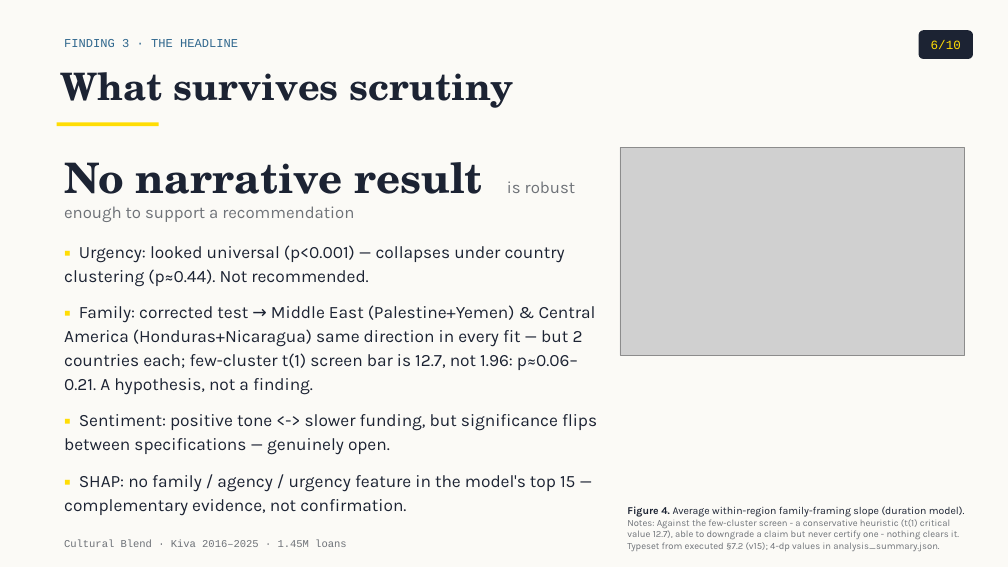
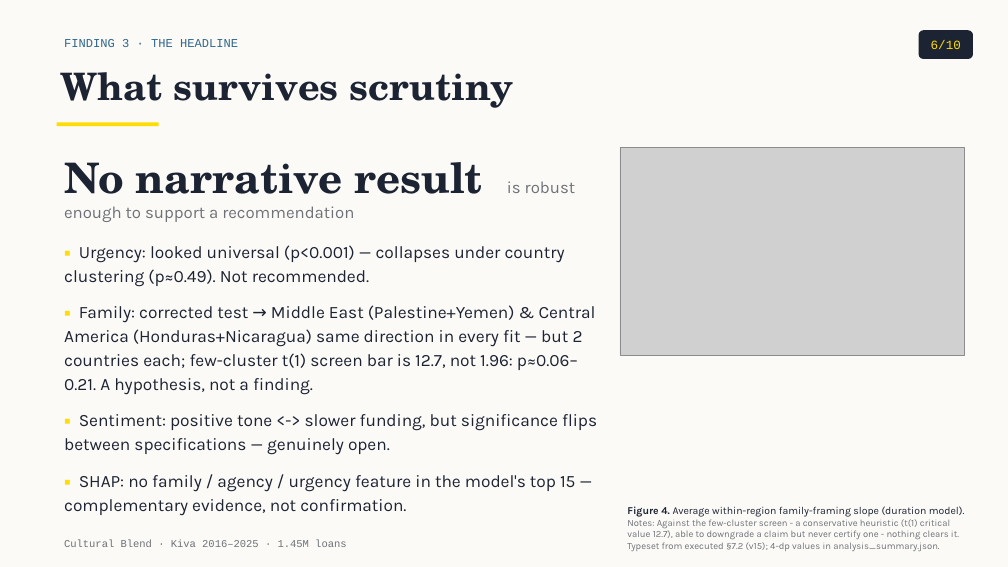
Before and after one commit to tuannm3812/unsw-ma-hackathon-2026, a slide deck: slide 6 of docs/presentation/slides_draft.pptx. Drawn at 1008x567 pixels with LibreOffice and Linux fonts; fonts in the diff are those of the drawing; grey boxes stand for pictures. Boxes give left, top, right and bottom in pixels: in the first picture for what was removed or moved away, otherwise in the second. Text is boxed around its words. In the diff, an @@ line names an element or a change of style, - is before the commit and + after.

```diff
--- a/docs/presentation/slides_draft.pptx
+++ b/docs/presentation/slides_draft.pptx
@@ text at bbox=[64, 245, 565, 287]: text changed @@
-▪ Urgency: looked universal (p<0.001) — collapses under country clustering (p≈0.44). Not recommended.
+▪ Urgency: looked universal (p<0.001) — collapses under country clustering (p≈0.49). Not recommended.
```
Also in this commit, not shown: 2 other slides changed, 15 other files.
